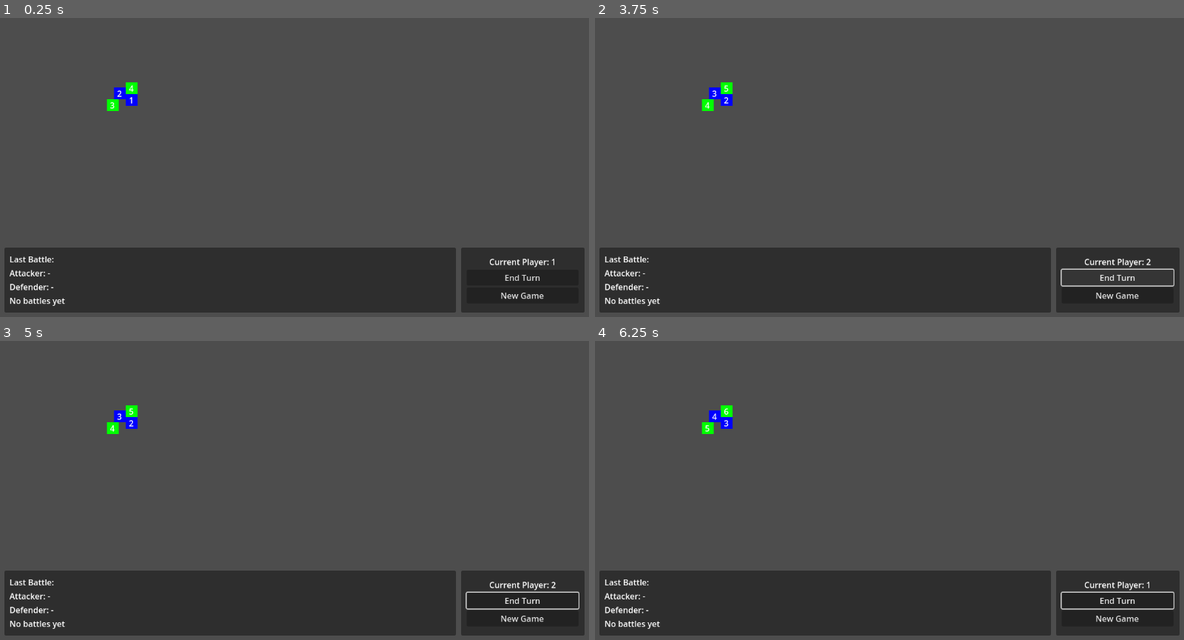
Above: before the commit, frames 1-4 (two rows, left to right).
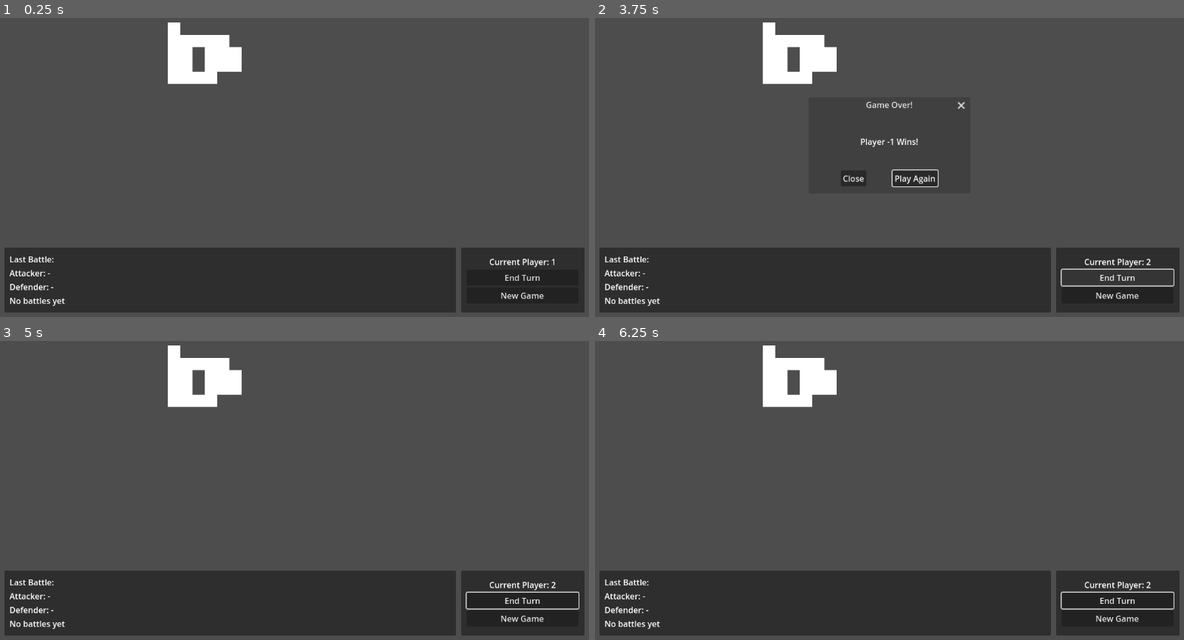
Above: after the commit, the same moments.

Repository: Justin307/CardGame
Game: Godot game, scene res://main.tscn
Two runs of this game, one before a commit and one after it. Both use one fixed random seed, a clock stepped at 60 frames per second and the inputs below.
Inputs (mouse positions are in pixels of both pictures, inside the frame that each line leads up to):
- Up to frame 1 (0.25 s): no input
- Up to frame 2 (3.75 s): click "New Game" at 0.5 s; click "New Game" at 1.25 s; click "End Turn" at 2 s; click "Yes" at 2.75 s; click "End Turn" at 3.5 s
- Up to frame 3 (5 s): click (318, 502) at 4.25 s, where only the run after the commit has a clickable "Play Again"
- Up to frame 4 (6.25 s): click "End Turn" at 5 s; click (913, 502) at 5.75 s, where only the run after the commit has a clickable "Play Again"

The runs differ from the first frame. In frame 1, 2.1% of the frame differs, in the area x 18-42%, y 1-32%; in frame 2, 2.9%, in the area x 18-63%, y 1-57%; in frame 3, 2.1%; in frame 4, 2.1%.
Error after the commit: Out of bounds get index '1' (on base: 'Dictionary') (res://game_manager.gd:296)

Commit message:
Another prgress, different territory shapes

Diff:
--- a/cardwars/game_manager.gd
+++ b/cardwars/game_manager.gd
@@ -32,6 +32,8 @@
 		# Check if the child is territory
 		if child.scene_file_path == "res://territory.tscn":
 			territories[child.territory_id] = child
+			# Auto-connect the territory_selected signal
+			child.territory_selected.connect(_on_territory_selected)
 
 	# Get reference to UI elements
 	current_player_label = get_parent().get_node("UI/BottomPanel/VBoxContainer/CurrentPlayerLabel")
--- a/cardwars/main.gd
+++ b/cardwars/main.gd
@@ -1,11 +1,4 @@
 extends Node2D
 
 func _ready() -> void:
-	$Map/Territory1.set_territory_owner(1)
-	$Map/Territory1.set_card_count(2)
-	$Map/Territory2.set_territory_owner(1)
-	$Map/Territory2.set_card_count(1)
-	$Map/Territory3.set_territory_owner(2)
-	$Map/Territory3.set_card_count(4)
-	$Map/Territory4.set_territory_owner(2)
-	$Map/Territory4.set_card_count(3)
+	return
--- a/cardwars/main.tscn
+++ b/cardwars/main.tscn
@@ -1,29 +1,32 @@
-[gd_scene load_steps=4 format=3 uid="uid://dcqei64muvsa0"]
+[gd_scene load_steps=8 format=3 uid="uid://dcqei64muvsa0"]
 
 [ext_resource type="Script" uid="uid://ccp7ruiqswq6j" path="res://main.gd" id="1_0xm2m"]
-[ext_resource type="PackedScene" uid="uid://cn5ospl2phxg8" path="res://territory.tscn" id="1_ig7tw"]
+[ext_resource type="PackedScene" uid="uid://c4nayl4mjwdtm" path="res://territory_L.tscn" id="2_272bh"]
+[ext_resource type="PackedScene" uid="uid://d2jxwwo614it6" path="res://territory_S.tscn" id="3_5vw27"]
 [ext_resource type="Script" uid="uid://doj54yg4f8tff" path="res://game_manager.gd" id="3_h2yge"]
+[ext_resource type="PackedScene" uid="uid://cn5ospl2phxg8" path="res://territory_square.tscn" id="4_kek77"]
+[ext_resource type="PackedScene" uid="uid://likotftipkfe" path="res://territory_straight.tscn" id="5_4c57u"]
+[ext_resource type="PackedScene" uid="uid://ceie8ycc6lojf" path="res://territory_T.tscn" id="6_efxa6"]
 
 [node name="Main" type="Node2D"]
 script = ExtResource("1_0xm2m")
 
 [node name="Map" type="Node2D" parent="."]
 
-[node name="Territory1" parent="Map" instance=ExtResource("1_ig7tw")]
-position = Vector2(224, 198)
-territory_id = 1
+[node name="TerritoryL" parent="Map" instance=ExtResource("2_272bh")]
+position = Vector2(329, 119)
 
-[node name="Territory2" parent="Map" instance=ExtResource("1_ig7tw")]
-position = Vector2(247, 211)
-territory_id = 2
+[node name="TerritoryS" parent="Map" instance=ExtResource("3_5vw27")]
+position = Vector2(329, 71)
 
-[node name="Territory3" parent="Map" instance=ExtResource("1_ig7tw")]
-position = Vector2(247, 188)
-territory_id = 3
+[node name="TerritorySquare" parent="Map" instance=ExtResource("4_kek77")]
+position = Vector2(425, 119)
 
-[node name="Territory4" parent="Map" instance=ExtResource("1_ig7tw")]
-position = Vector2(210, 221)
-territory_id = 4
+[node name="TerritoryT" parent="Map" instance=ExtResource("5_4c57u")]
+position = Vector2(329, 167)
+
+[node name="Territory" parent="Map" instance=ExtResource("6_efxa6")]
+position = Vector2(377, 95)
 
 [node name="UI" type="Control" parent="."]
 layout_mode = 3
@@ -153,10 +156,6 @@
 [node name="GameManager" type="Node" parent="."]
 script = ExtResource("3_h2yge")
 
-[connection signal="territory_selected" from="Map/Territory1" to="GameManager" method="_on_territory_selected"]
-[connection signal="territory_selected" from="Map/Territory2" to="GameManager" method="_on_territory_selected"]
-[connection signal="territory_selected" from="Map/Territory3" to="GameManager" method="_on_territory_selected"]
-[connection signal="territory_selected" from="Map/Territory4" to="GameManager" method="_on_territory_selected"]
 [connection signal="pressed" from="UI/BottomPanel/VBoxContainer/EndTurnButton" to="GameManager" method="_on_end_turn_pressed"]
 [connection signal="pressed" from="UI/BottomPanel/VBoxContainer/ResetButton" to="GameManager" method="_on_reset_button_pressed"]
 [connection signal="canceled" from="UI/WinDialog" to="GameManager" method="_on_close_pressed"]
--- a/cardwars/territory.gd
+++ b/cardwars/territory.gd
@@ -13,6 +13,8 @@
 	2: Color(0, 1, 0),   # Zelená
 	3: Color(1, 1, 0)    # Žlutá
 }
+
+var neighbors = []
 
 # Signal when territory is selected/clicked
 signal territory_selected(territory_id: int)
@@ -30,6 +32,9 @@
 	cards = count
 	$Label.text = str(cards)
 
+func add_neighbor(neighbor_id: int):
+	neighbors.append(neighbor_id)
+
 # Get owner of territory
 func get_territory_owner() -> int:
 	return owner_id
@@ -37,6 +42,9 @@
 # Get card count
 func get_card_count() -> int:
 	return cards
+
+func get_neighbors() -> Array:
+	return neighbors
 
 func _ready() -> void:
 	# Connect to input_event signal of Area2D
--- /dev/null
+++ b/cardwars/territory_L.tscn
@@ -0,0 +1,20 @@
+[gd_scene load_steps=2 format=3 uid="uid://c4nayl4mjwdtm"]
+
+[ext_resource type="Script" uid="uid://cg5gd2312h3ef" path="res://territory.gd" id="1_5op02"]
+
+[node name="TerritoryL" type="Area2D"]
+script = ExtResource("1_5op02")
+
+[node name="Polygon2D" type="Polygon2D" parent="."]
+polygon = PackedVector2Array(0, 0, 0, 48, 48, 48, 48, 24, 24, 24, 24, 0)
+
+[node name="Label" type="Label" parent="."]
+offset_top = 24.0
+offset_right = 24.0
+offset_bottom = 48.0
+horizontal_alignment = 1
+vertical_alignment = 1
+
+[node name="CollisionPolygon2D" type="CollisionPolygon2D" parent="."]
+position = Vector2(7.15256e-07, 9.53674e-07)
+polygon = PackedVector2Array(-7.15256e-07, -9.53674e-07, 24, -9.53674e-07, 24, 24, 48, 24, 48, 48, 24, 48, -7.15256e-07, 48, -7.15256e-07, 24)
--- /dev/null
+++ b/cardwars/territory_S.tscn
@@ -0,0 +1,19 @@
+[gd_scene load_steps=2 format=3 uid="uid://d2jxwwo614it6"]
+
+[ext_resource type="Script" uid="uid://cg5gd2312h3ef" path="res://territory.gd" id="1_5op02"]
+
+[node name="TerritoryS" type="Area2D"]
+script = ExtResource("1_5op02")
+
+[node name="Polygon2D" type="Polygon2D" parent="."]
+polygon = PackedVector2Array(0, 0, 24, 0, 24, 24, 48, 24, 48, 72, 24, 72, 24, 48, 0, 48)
+
+[node name="Label" type="Label" parent="."]
+offset_top = 24.0
+offset_right = 48.0
+offset_bottom = 48.0
+horizontal_alignment = 1
+vertical_alignment = 1
+
+[node name="CollisionPolygon2D" type="CollisionPolygon2D" parent="."]
+polygon = PackedVector2Array(0, 0, 24, 0, 24, 24, 48, 24, 48, 48, 48, 72, 24, 72, 24, 48, 0, 48, 0, 24)
--- /dev/null
+++ b/cardwars/territory_T.tscn
@@ -0,0 +1,20 @@
+[gd_scene load_steps=2 format=3 uid="uid://ceie8ycc6lojf"]
+
+[ext_resource type="Script" uid="uid://cg5gd2312h3ef" path="res://territory.gd" id="1_5op02"]
+
+[node name="Territory" type="Area2D"]
+script = ExtResource("1_5op02")
+
+[node name="Polygon2D" type="Polygon2D" parent="."]
+polygon = PackedVector2Array(0, 0, 72, -7.62939e-06, 72, 24, 48, 24, 48, 72, 24, 72, 24, 24, 7.62939e-06, 24)
+
+[node name="Label" type="Label" parent="."]
+offset_left = 24.0
+offset_top = 24.0
+offset_right = 48.0
+offset_bottom = 47.0
+horizontal_alignment = 1
+vertical_alignment = 1
+
+[node name="CollisionPolygon2D" type="CollisionPolygon2D" parent="."]
+polygon = PackedVector2Array(0, 0, 24, 0, 48, 0, 72, 0, 72, 24, 48, 24, 48, 72, 24, 72, 24, 24, 0, 24)
--- /dev/null
+++ b/cardwars/territory_square.tscn
@@ -0,0 +1,22 @@
+[gd_scene load_steps=3 format=3 uid="uid://cn5ospl2phxg8"]
+
+[ext_resource type="Script" uid="uid://cg5gd2312h3ef" path="res://territory.gd" id="1_qerk2"]
+
+[sub_resource type="RectangleShape2D" id="RectangleShape2D_5op02"]
+size = Vector2(48, 48)
+
+[node name="TerritorySquare" type="Area2D"]
+script = ExtResource("1_qerk2")
+
+[node name="Polygon2D" type="Polygon2D" parent="."]
+polygon = PackedVector2Array(0, 0, 48, 0, 48, 48, 0, 48)
+
+[node name="CollisionShape2D" type="CollisionShape2D" parent="."]
+position = Vector2(24, 24)
+shape = SubResource("RectangleShape2D_5op02")
+
+[node name="Label" type="Label" parent="."]
+offset_right = 48.0
+offset_bottom = 48.0
+horizontal_alignment = 1
+vertical_alignment = 1
--- a/cardwars/territory.tscn
+++ b/cardwars/territory_straight.tscn
@@ -1,22 +1,22 @@
-[gd_scene load_steps=3 format=3 uid="uid://cn5ospl2phxg8"]
+[gd_scene load_steps=3 format=3 uid="uid://likotftipkfe"]
 
 [ext_resource type="Script" uid="uid://cg5gd2312h3ef" path="res://territory.gd" id="1_5op02"]
 
 [sub_resource type="RectangleShape2D" id="RectangleShape2D_5op02"]
-size = Vector2(23, 23)
+size = Vector2(96, 24)
 
-[node name="Territory" type="Area2D"]
+[node name="TerritoryT" type="Area2D"]
 script = ExtResource("1_5op02")
 
 [node name="Polygon2D" type="Polygon2D" parent="."]
-polygon = PackedVector2Array(0, 0, 23, 0, 23, 23, 0, 23)
+polygon = PackedVector2Array(0, 0, 96, 0, 96, 24, 0, 24)
 
 [node name="CollisionShape2D" type="CollisionShape2D" parent="."]
-position = Vector2(11.5, 11.5)
+position = Vector2(48, 12)
 shape = SubResource("RectangleShape2D_5op02")
 
 [node name="Label" type="Label" parent="."]
-offset_right = 23.0
-offset_bottom = 23.0
+offset_right = 96.0
+offset_bottom = 24.0
 horizontal_alignment = 1
 vertical_alignment = 1
